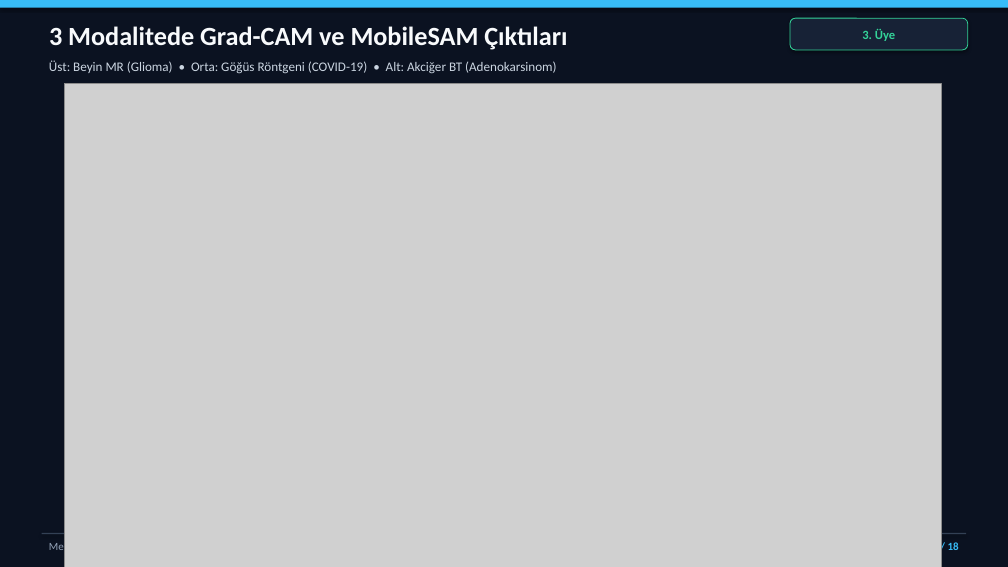
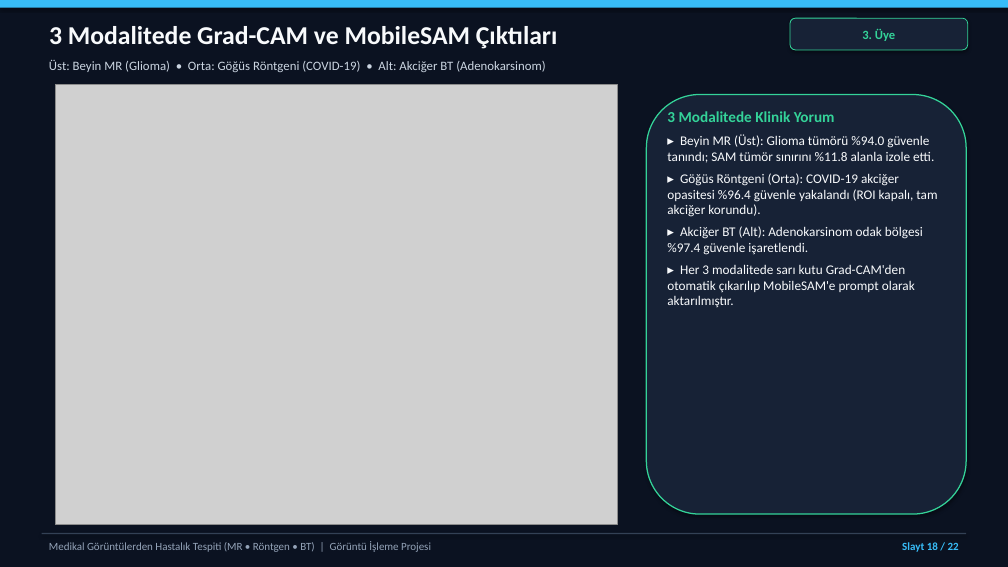
Before and after one commit to berkay01akin/medeical_disase_dedect, a slide deck: slide 18 of docs/Sunum_Medikal_Goruntu_Tespiti.pptx (slide 15 before the commit). Drawn at 1008x567 pixels with LibreOffice and Linux fonts; fonts in the diff are those of the drawing; grey boxes stand for pictures. Boxes give left, top, right and bottom in pixels: in the first picture for what was removed or moved away, otherwise in the second. Text is boxed around its words. In the diff, an @@ line names an element or a change of style, - is before the commit and + after.

```diff
--- a/docs/Sunum_Medikal_Goruntu_Tespiti.pptx
+++ b/docs/Sunum_Medikal_Goruntu_Tespiti.pptx
@@ text "3 Modalitede Grad-CAM ve MobileSAM ..." at bbox=[49, 26, 558, 49]: size 25 to 24.5 pt @@
@@ text "Üst: Beyin MR (Glioma) • ..." at bbox=[49, 60, 545, 72]: size 12.5 to 12.2 pt @@
@@ picture: place and size @@
-picture at bbox=[64, 83, 941, 567]
+picture at bbox=[55, 85, 617, 525]
@@ rounded rectangle added at bbox=[647, 95, 966, 514], fill #172236, outline #34D399 1.2 pt @@
@@ text added at bbox=[667, 111, 937, 307], 12.6 pt, text #F8FAFC @@
+3 Modalitede Klinik Yorum
+▸ Beyin MR (Üst): Glioma tümörü %94.0 güvenle tanındı; SAM tümör sınırını %11.8 alanla izole etti.
+▸ Göğüs Röntgeni (Orta): COVID-19 akciğer opasitesi %96.4 güvenle yakalandı (ROI kapalı, tam akciğer korundu).
+▸ Akciğer BT (Alt): Adenokarsinom odak bölgesi %97.4 güvenle işaretlendi.
+▸ Her 3 modalitede sarı kutu Grad-CAM'den otomatik çıkarılıp MobileSAM'e prompt olarak aktarılmıştır.
@@ text at bbox=[902, 542, 959, 552]: text changed @@
-Slayt 15 / 18
+Slayt 18 / 22
```
Also in this commit, not shown: 15 other slides changed, 6 slides added, 2 slides removed, 6 other files.
